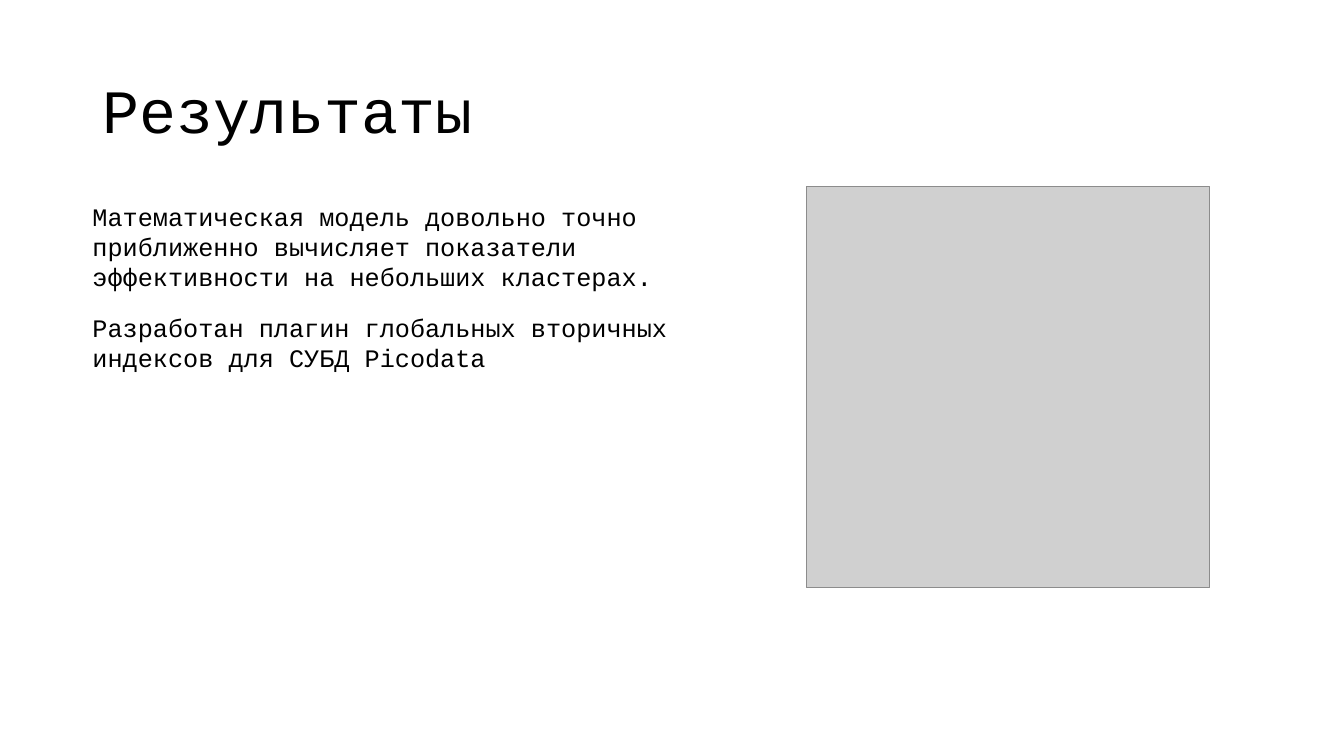
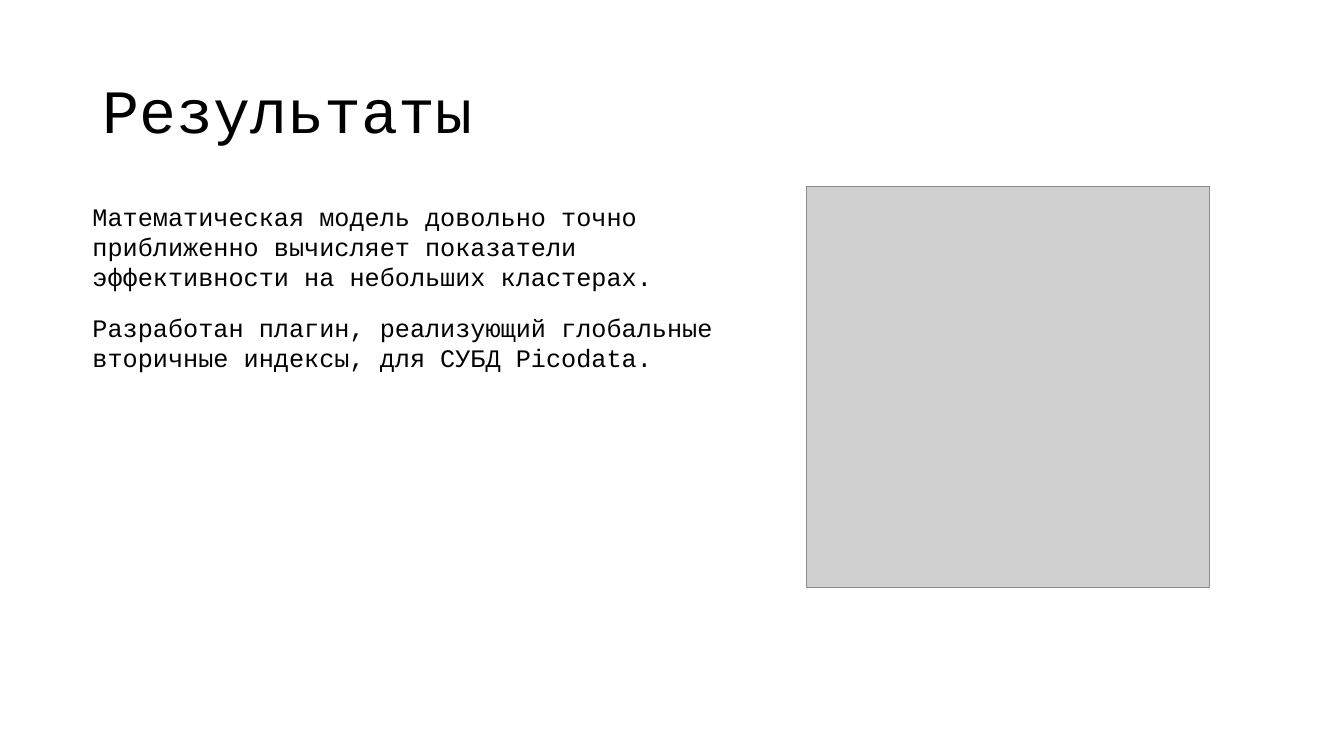
Before and after one commit to vitosotdihaet/pind, a slide deck: slide 22 of presentation.odp (slide 19 before the commit). Drawn at 1344x756 pixels with LibreOffice and Linux fonts; fonts in the diff are those of the drawing; grey boxes stand for pictures. Boxes give left, top, right and bottom in pixels: in the first picture for what was removed or moved away, otherwise in the second. Text is boxed around its words. In the diff, an @@ line names an element or a change of style, - is before the commit and + after.

```diff
--- a/presentation.odp
+++ b/presentation.odp
@@ text at (x1=92, y1=318, x2=712, y2=373): text changed @@
-Разработан плагин глобальных вторичных индексов для СУБД Picodata
+Разработан плагин, реализующий глобальные вторичные индексы, для СУБД Picodata.
```
Also in this commit, not shown: 6 other slides changed, 3 slides added, 2 other files.
